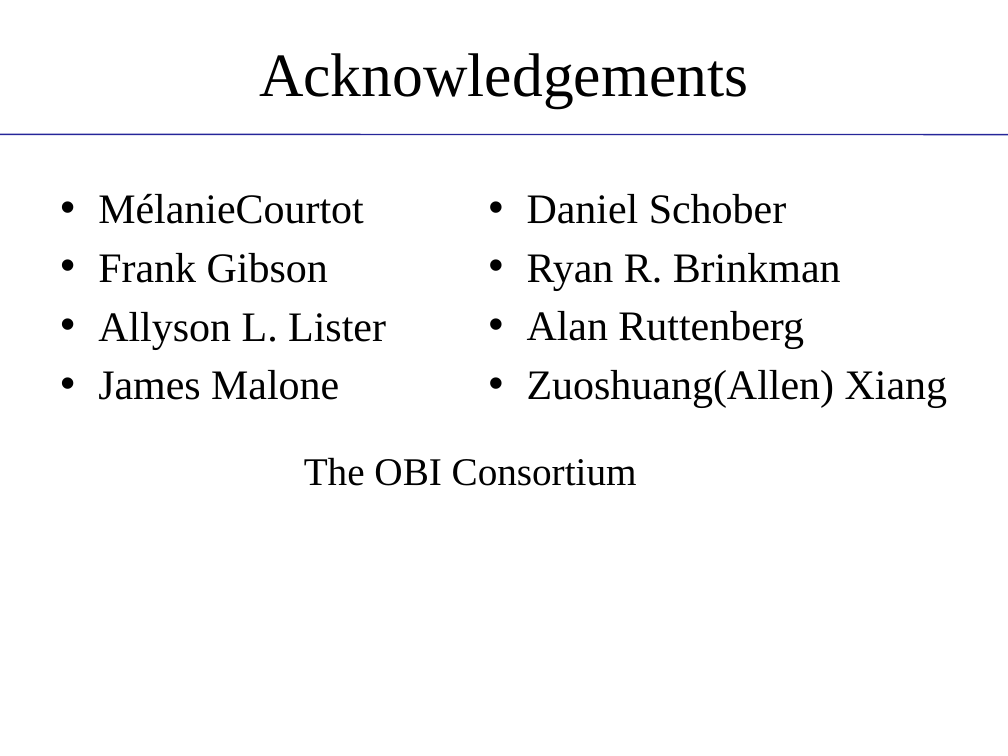
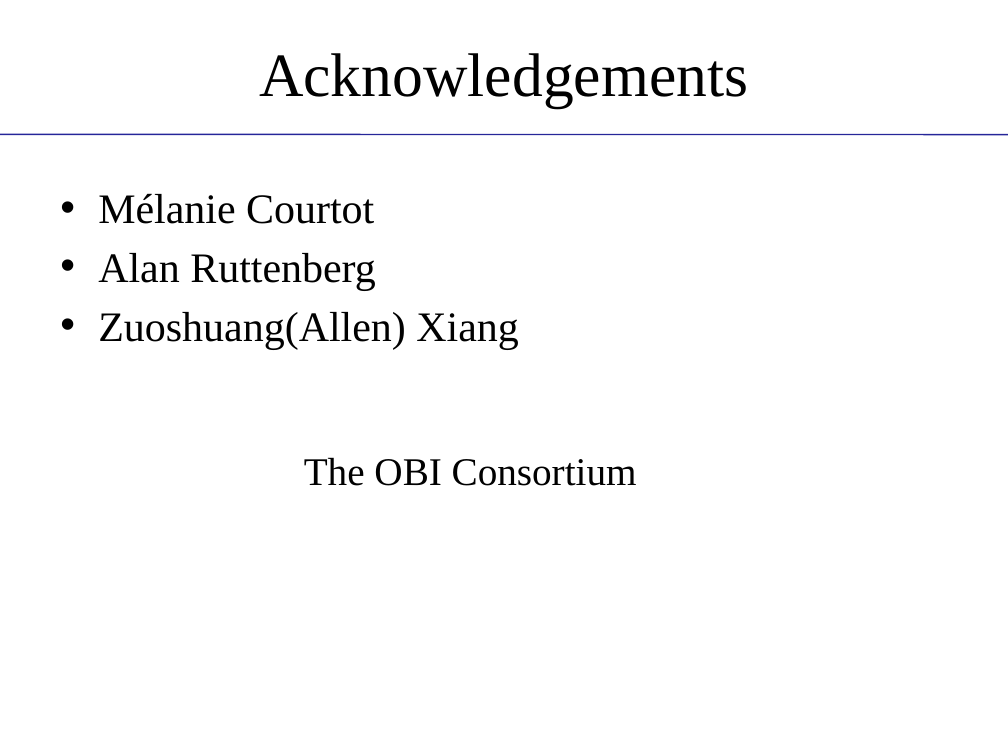
Before and after one commit to obi-ontology/obi-legacy-svn, a slide deck: slide 10 of trunk/docs/presentations/OBI tutorial July 2011 ICBO/MIREOT-View.pptx. Drawn at 1008x756 pixels with LibreOffice and Linux fonts; fonts in the diff are those of the drawing; background and template pictures are left out. Boxes give left, top, right and bottom in pixels: in the first picture for what was removed or moved away, otherwise in the second. Text is boxed around its words. In the diff, an @@ line names an element or a change of style, - is before the commit and + after.

Commit message:
Corrected typos, clarified some points, added citation to paper, removed 'easy to use' - let people decide that themselves, adjusted acknowlegements, changed 'all axioms' to 'axioms', removed science commons logo

```diff
--- a/trunk/docs/presentations/OBI tutorial July 2011 ICBO/MIREOT-View.pptx
+++ b/trunk/docs/presentations/OBI tutorial July 2011 ICBO/MIREOT-View.pptx
@@ text at <box>98,193,519,349</box>: text changed @@
-• MélanieCourtot
-• Frank Gibson
-• Allyson L. Lister
-• James Malone
+• Mélanie Courtot
+• Alan Ruttenberg
+• Zuoshuang(Allen) Xiang
@@ text removed at <box>527,194,948,407</box> @@
-• Daniel Schober
-• Ryan R. Brinkman
-• Alan Ruttenberg
-• Zuoshuang(Allen) Xiang
```
Also in this commit, not shown: 12 other slides changed.
